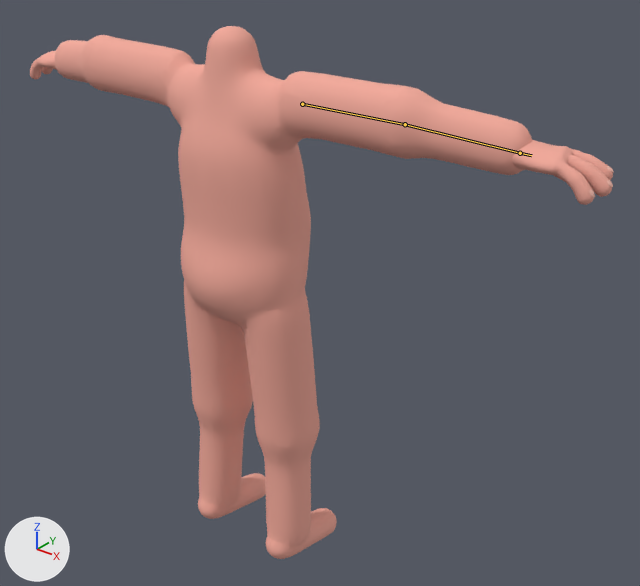
Two versions of the glTF model characters/male_base/art/male_base.glb, one commit apart.
Both versions are drawn from a 50 mm camera at (1.439, -1.488, 1.81) aimed at (0.122, 0.159, 0.789). Lighting does not change. The marker at lower left points along +X, +Y and +Z. The picture after the commit comes second. The bones that change are drawn over the model as lines.

Names of what the first picture shows: 'Body_FootR', 'Body_Hips', 'Body_LowerArmL', 'Body_LowerArmR', 'Body_LowerLegL', 'Body_LowerLegR', 'Body_Torso', 'Body_UpperArmL', 'Body_UpperArmR', 'Body_UpperLegL', 'Body_UpperLegR', 'HandR', 'NailsR' and 2 more.
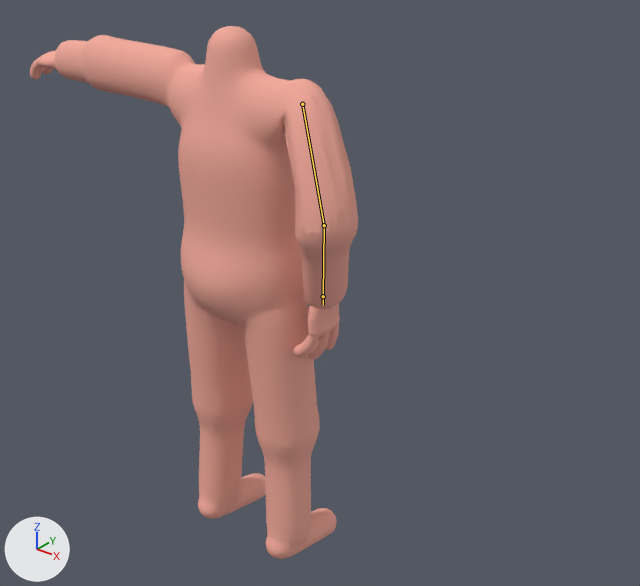
The newer file adds an action. The first version stands in its rest pose; the second is drawn at frame 0 of the action 'grab_toast'.

What differs and where, as boxes [x1, y1, x2, y2] in the pictures (640 x 586 px):
'Body_Torso', posed: before [163, 26, 311, 277]; after [163, 26, 316, 277]
'Body_UpperArmR', posed: before [276, 71, 408, 157]; after [277, 80, 358, 234]
'Body_LowerArmR', posed (58% narrower, 12% taller): before [381, 86, 532, 175]; after [295, 209, 358, 309]
'HandR', posed: before [512, 140, 613, 205]; after [293, 303, 340, 359]
'NailsR', posed: before [590, 166, 614, 198]; after [299, 346, 334, 359]
bone 'RightUpperArm', root to tip: before (302, 104) to (405, 124); after (302, 104) to (324, 225)
bone 'RightLowerArm', root to tip: before (405, 124) to (520, 153); after (324, 225) to (323, 296)
bone 'RightHand', root to tip: before (520, 153) to (531, 155); after (323, 296) to (323, 305)

What the commit changed:
Bone 'RightUpperArm' (bone_rightupperarm) turns from (0, 0, 0) to (-19, -51, 82) degrees about its own x, y and z.
Bone 'RightLowerArm' (bone_rightlowerarm) turns from (0, 0, 0) to (36, -1, -6) degrees about its own x, y and z.
Bone 'RightHand' (bone_righthand) turns from (0, 0, 0) to (-9, 50, -29) degrees about its own x, y and z.
